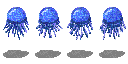
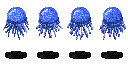
Two versions of the same layered image (128px x 64px). Layer-by-layer changes:
painted on "Layer 1 copy 3", unmasked it over [99, 23, 125, 59]
painted on "Layer 1 copy 2", unmasked it over [67, 50, 93, 59]
painted on "Layer 1 copy", unmasked it over [35, 50, 61, 59]
painted on "Layer 1" over [3, 50, 29, 59]
renamed "Layer 4" to "Layer 4 copy 7", moved it below "Layer 1", painted on it, masked it over [99, 23, 125, 40]
